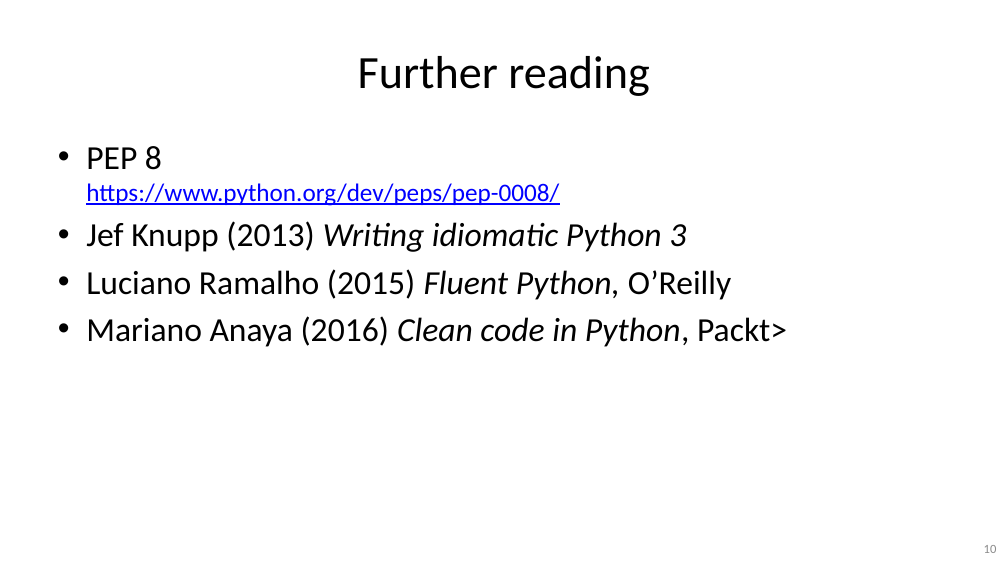
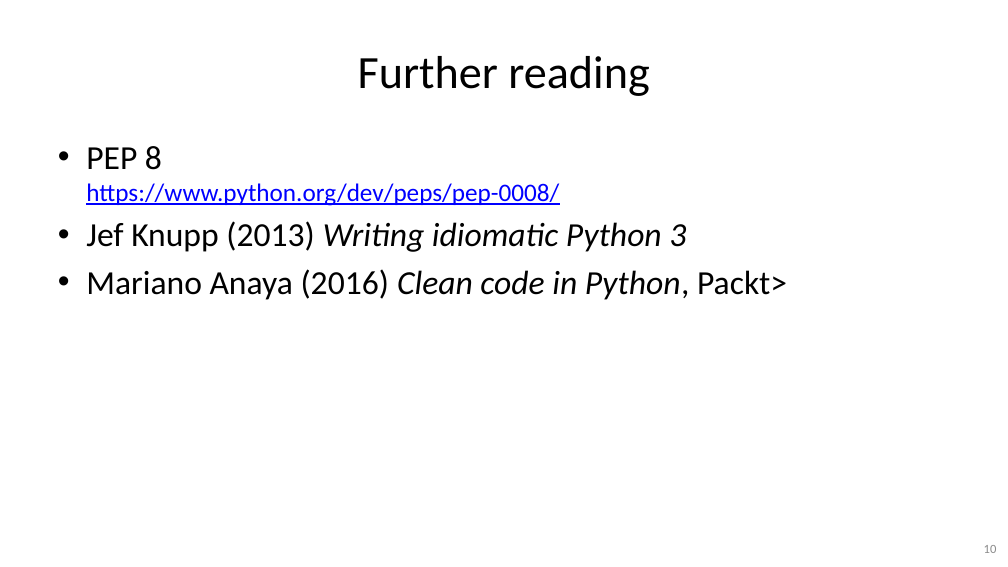
Before and after one commit to gjbex/Python-software-engineering, a slide deck: slide 10 of python_software_engineering.pptx. Drawn at 1008x567 pixels with LibreOffice and Linux fonts; fonts in the diff are those of the drawing. Boxes give left, top, right and bottom in pixels: in the first picture for what was removed or moved away, otherwise in the second. Text is boxed around its words. In the diff, an @@ line names an element or a change of style, - is before the commit and + after.

```diff
--- a/python_software_engineering.pptx
+++ b/python_software_engineering.pptx
@@ text at box(86, 269, 731, 300): paragraph removed @@
-• Luciano Ramalho (2015) Fluent Python, O’Reilly
```
Also in this commit, not shown: 3 other slides changed, 2 slides added.
